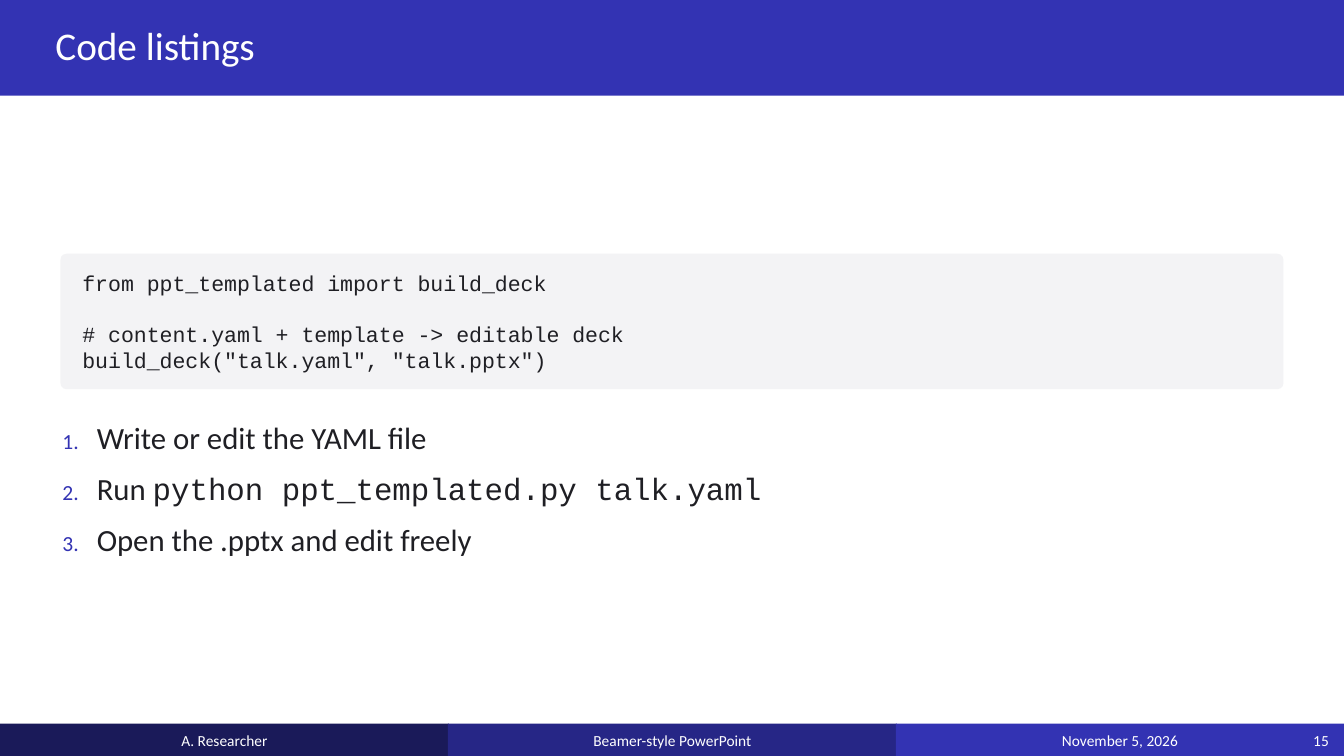
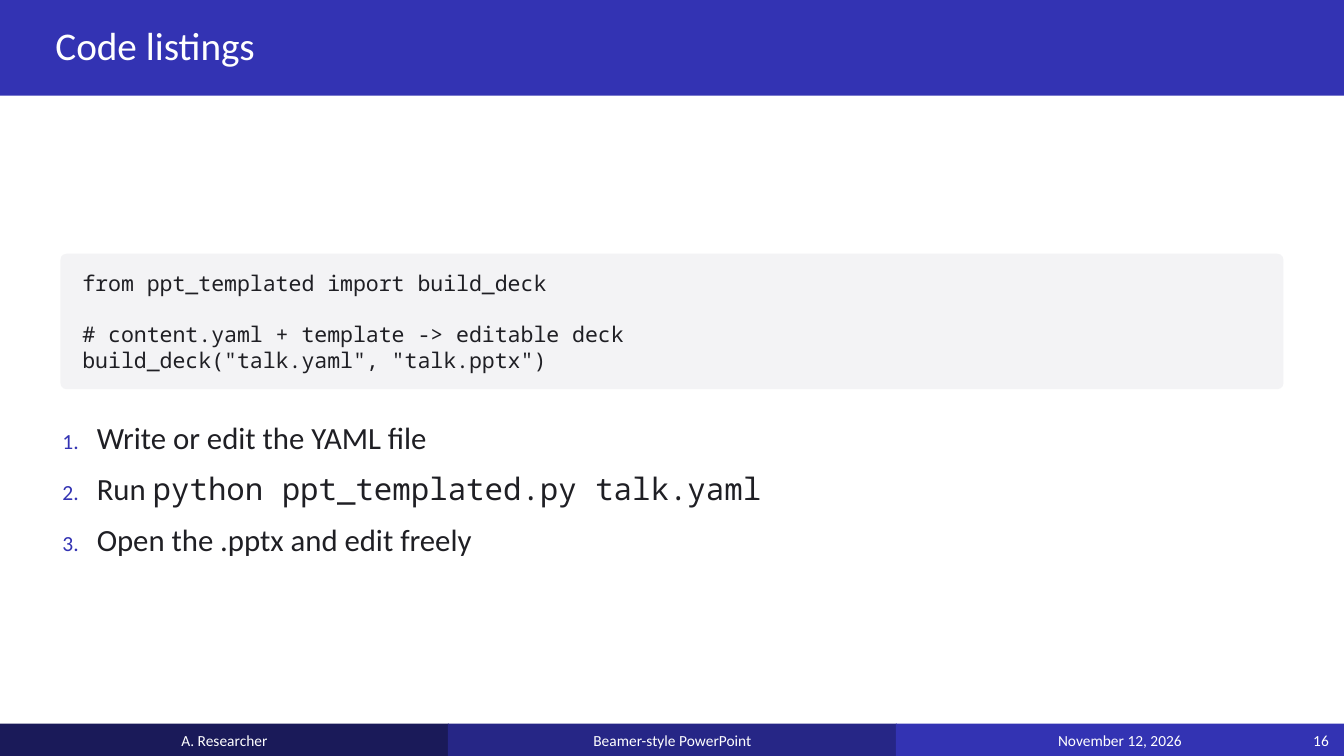
Before and after one commit to anoted/ppt-templated, a slide deck: slide 16 of examples/example_deck.pptx (slide 15 before the commit). Drawn at 1344x756 pixels with LibreOffice and Linux fonts; fonts in the diff are those of the drawing. Boxes give left, top, right and bottom in pixels: in the first picture for what was removed or moved away, otherwise in the second. Text is boxed around its words. In the diff, an @@ line names an element or a change of style, - is before the commit and + after.

```diff
--- a/examples/example_deck.pptx
+++ b/examples/example_deck.pptx
@@ rounded rectangle "from ppt_templated import build_deck" at (60, 254, 1284, 389): font Courier New to Noto Sans Mono @@
@@ text at (97, 476, 761, 508): font Courier New to Noto Sans Mono in "python ppt_templated.py talk.yaml" @@
@@ text in rectangle at (1058, 735, 1181, 748): text changed @@
-November 5, 2026
+November 12, 2026
@@ page number at (1313, 735, 1329, 746): text changed @@
-15
+16
```
Also in this commit, not shown: 27 other slides changed, 1 slide added, 47 other files.
